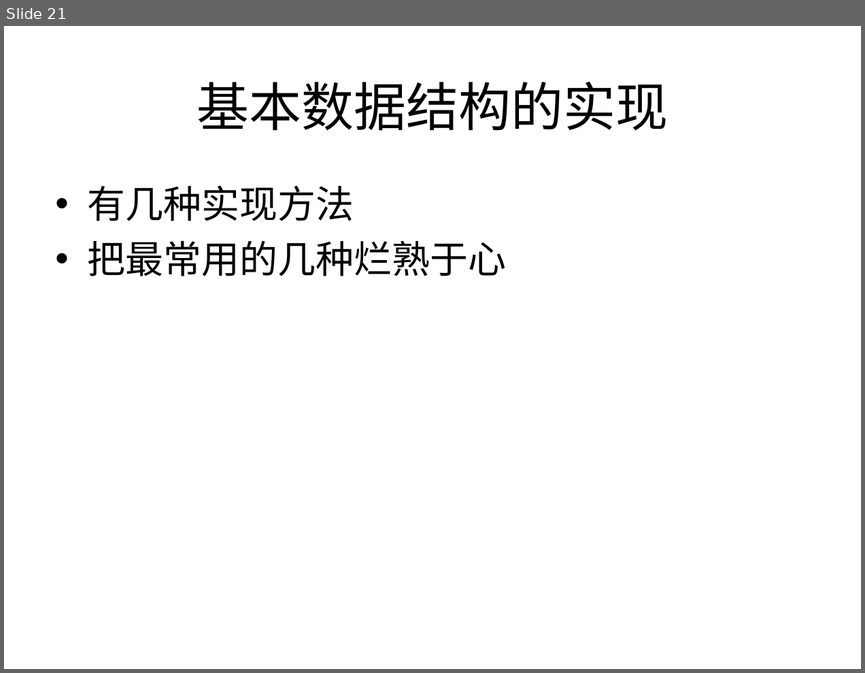
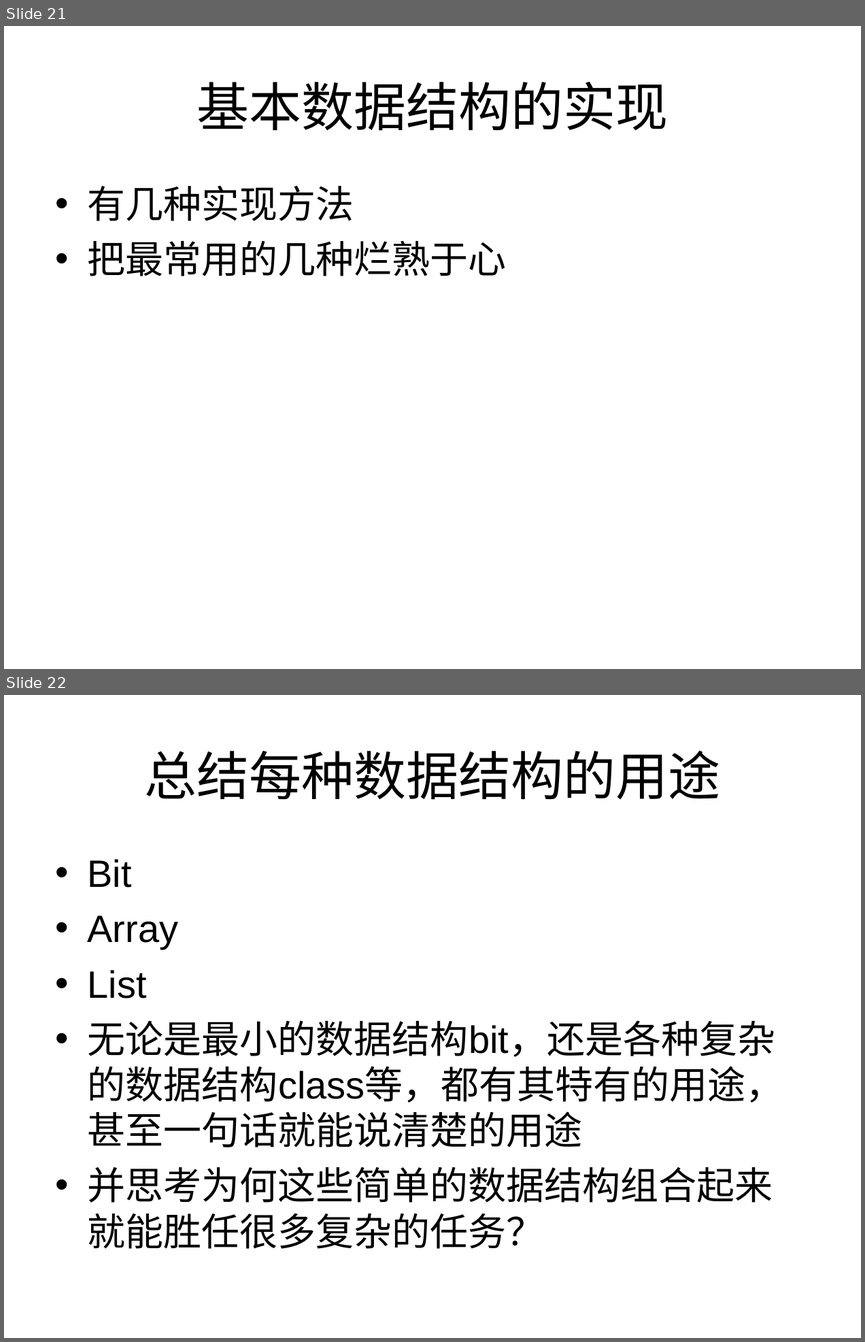
Before and after one commit to houjingbiao/leetcode, a slide deck: solutions/00conclusion.ppt. Shown one above the other, each under a label of ours: slide 21 before the commit, slides 21 and 22 after it. The pictures are 865x673 and 865x1342 pixels, drawn with LibreOffice and Linux fonts; fonts in the diff are those of the drawing. Boxes give left, top, right and bottom in pixels: in the first picture for what was removed or moved away, otherwise in the second. Text is boxed around its words. In the diff, an @@ line names an element or a change of style, - is before the commit and + after.

Commit message:
-update 00conclusion.ppt

```diff
--- a/solutions/00conclusion.ppt
+++ b/solutions/00conclusion.ppt
@@ slide 22 added at [4, 695, 861, 1338], background #FFFFFF @@
@@ title added at [144, 750, 720, 800], 44 pt, text #000000 @@
+总结每种数据结构的用途
@@ text added at [88, 859, 784, 1249], 32 pt, text #000000 @@
+• Bit
+• Array
+• List
+• 无论是最小的数据结构bit，还是各种复杂的数据结构class等，都有其特有的用途，甚至一句话就能说清楚的用途
+• 并思考为何这些简单的数据结构组合起来就能胜任很多复杂的任务？
```
